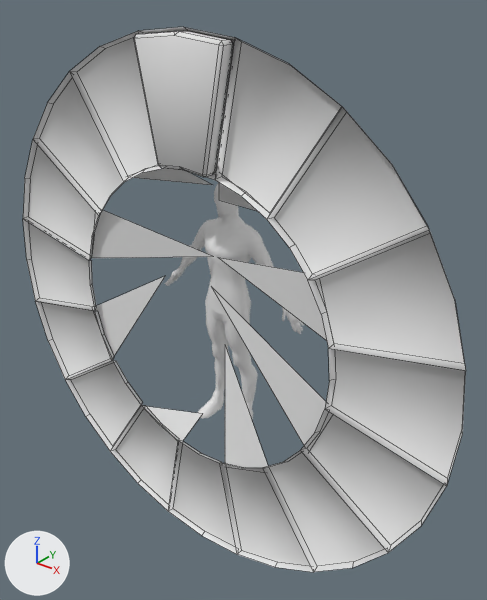
What one commit did to the Blender file vongott/Assets/Mesh/UI/menus.blend.
Camera for both pictures: a camera (50 mm lens) standing at (14.77, -15.62, 11.44) and looking at (0.66, 2.01, 0.51). The lights are fixed; the arrows at lower left show +X, +Y and +Z. Mesh edges are drawn as thin lines on the coarser meshes.

The scene before the commit, as lines of its bpy script (objects in view):
```python
me_circle_001 = bpy.data.meshes.new('Circle.001')
me_circle_001.from_pydata(...)  # 160 vertices, 112 faces; spans x -10.0..10.0, y 0.0..0.2, z -10.0..10.0
me_circle_001.polygons.foreach_set('use_smooth', [True] * 112)
me_plane_005 = bpy.data.meshes.new('Plane.005')
me_plane_005.from_pydata([(-0.73, 0.89, -4.7), (-3.37, 0.0, -4.96), (-1.17, 0.0, -5.89)], [], [(0, 1, 2)])
me_plane_006 = bpy.data.meshes.new('Plane.006')
me_plane_006.from_pydata([(-2.44, 0.89, 0.95), (-6.01, 0.0, -1.19), (-5.07, 0.0, -3.4)], [], [(0, 1, 2)])
ob_arms_marker = bpy.data.objects.new('arms_marker', me_plane_006)
ob_arms_marker.location = (0.0, 0.2, 0.0)
ob_feet_marker = bpy.data.objects.new('feet_marker', me_plane_005)
ob_feet_marker.location = (0.0, 0.2, 0.0)
ob_upgrades_rim = bpy.data.objects.new('upgrades_rim', me_circle_001)
ob_upgrades_rim.location = (0.0, 0.0, 0.0)
# also in view: 'torso_marker' at (2.97, 0.64, 2.22); 'legs' at (0.0, 2.01, -1.71); 'skull_marker' at (-1.78, 0.86, 5.31); 'abdominal_marker' at (2.88, 0.64, -1.06); 'torso' at (0.0, 1.62, 3.0)
```
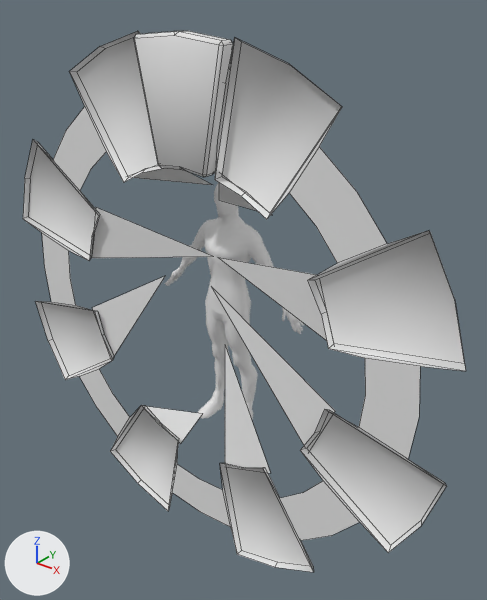
The edits, one by one:
me_circle_001 is used by ob_upgrades_rim; location (0.0, 0.0, 0.0).
me_circle_001 had 160 vertices, 112 faces and spanned x -10.0..10.0, y 0.0..0.2, z -10.0..10.0.
me_circle_001 now has 144 vertices, 80 faces and spans x -9.8..9.8, y 0.0..0.2, z -9.8..9.8.
Part 1, on me_circle_001:
32 vertices are removed from x -10.0..10.0, y 0.0..0.2, z -10.0..10.0.
40 faces are deleted.
32 vertices move from x -9.7..9.7, y 0.2, z -9.7..9.7 to x -8.6..8.6, y 0.0, z -8.6..8.6.
16 vertices are added at x -8.7..8.7, y 0.0, z -8.7..8.7.
8 new faces join them.

Changed parts and their boxes (x1, y1, x2, y2) in the pictures (487 x 600 px):
'upgrades_rim', reshaped: before (23, 27, 466, 572); after (23, 31, 466, 572)
part 1 of me_circle_001, cut back: before (23, 27, 466, 572); after (26, 43, 463, 568)
